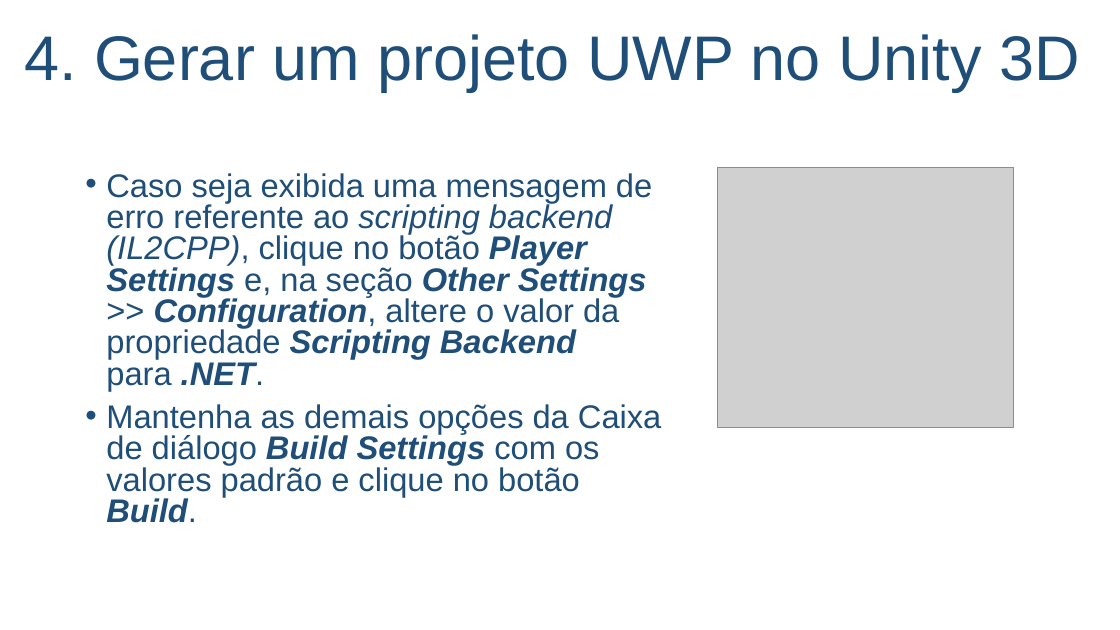
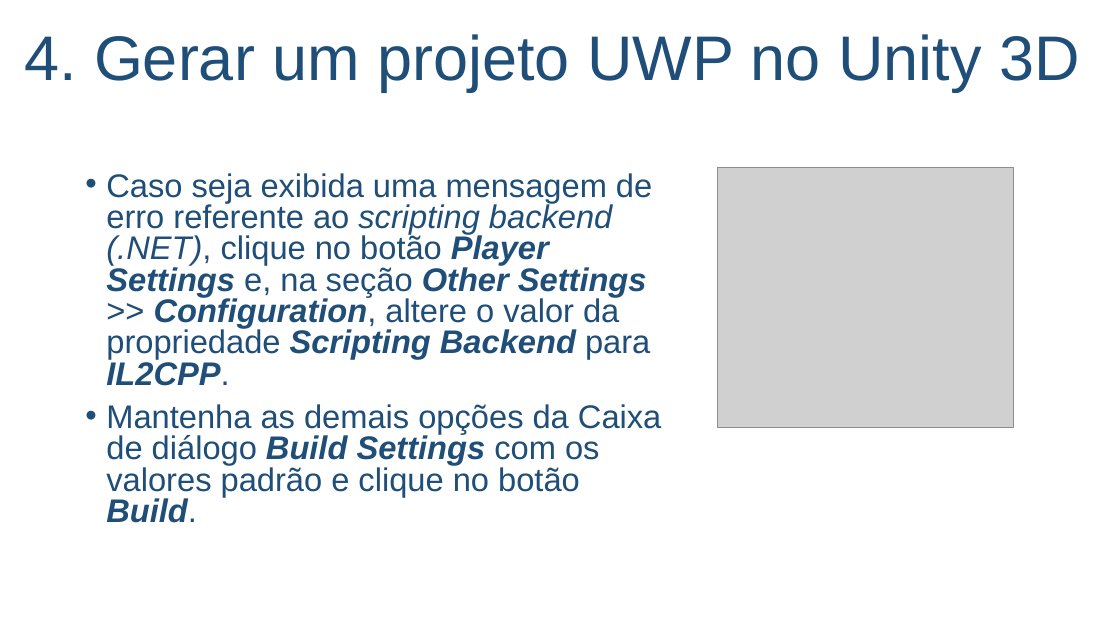
Before and after one commit to salmo-jr/public-slides, a slide deck: slide 12 of building-games-for-XboxOne.pptx. Drawn at 1120x630 pixels with LibreOffice and Linux fonts; fonts in the diff are those of the drawing; grey boxes stand for pictures; background and template pictures are left out. Boxes give left, top, right and bottom in pixels: in the first picture for what was removed or moved away, otherwise in the second. Text is boxed around its words. In the diff, an @@ line names an element or a change of style, - is before the commit and + after.

```diff
--- a/building-games-for-XboxOne.pptx
+++ b/building-games-for-XboxOne.pptx
@@ text at (x1=106, y1=173, x2=652, y2=386): text changed @@
-• Caso seja exibida uma mensagem de erro referente ao scripting backend (IL2CPP), clique no botão Player Settings e, na seção Other Settings >> Configuration, altere o valor da propriedade Scripting Backend para .NET.
+• Caso seja exibida uma mensagem de erro referente ao scripting backend (.NET), clique no botão Player Settings e, na seção Other Settings >> Configuration, altere o valor da propriedade Scripting Backend para IL2CPP.
```
Also in this commit, not shown: 1 other slide changed, 1 slide added.
